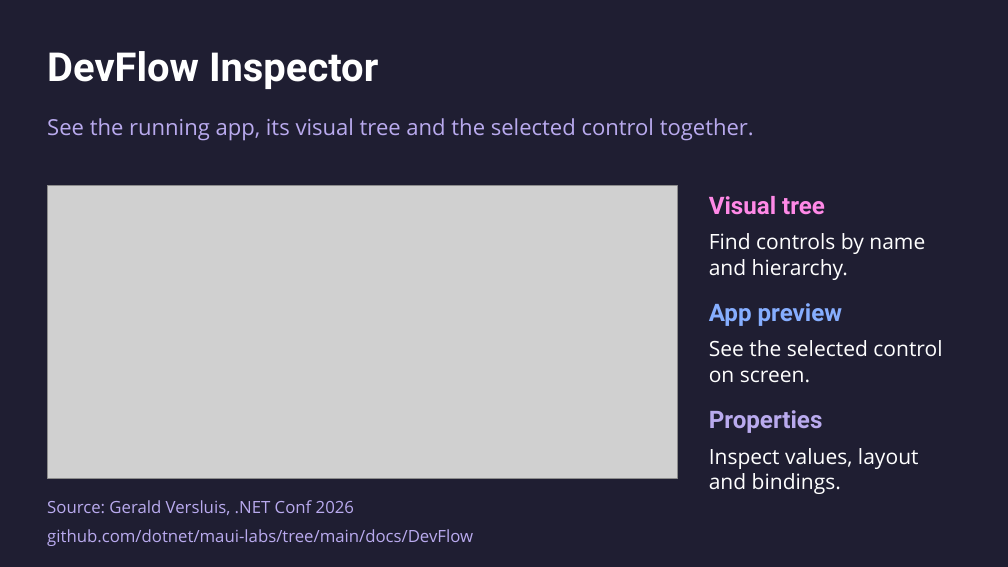
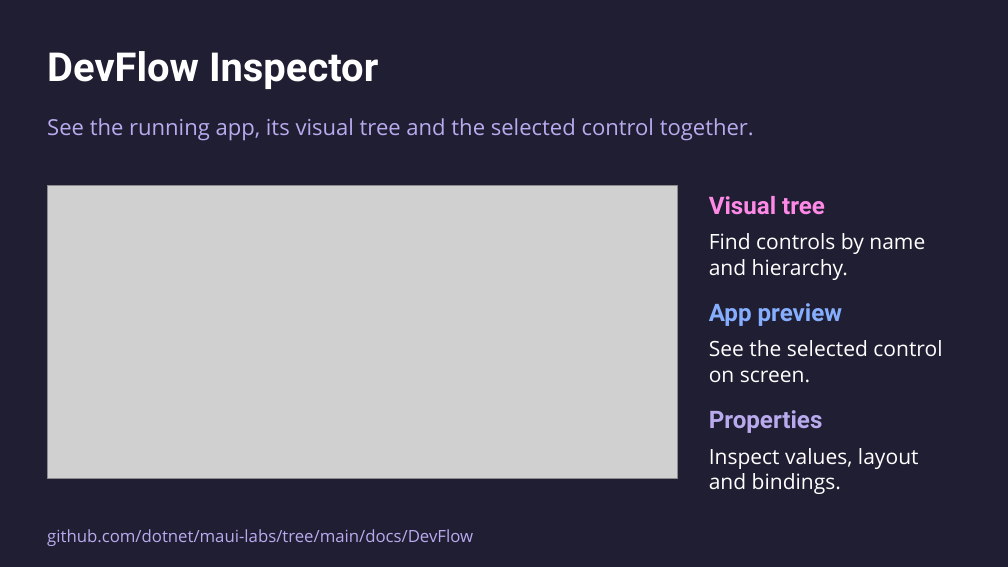
Before and after one commit to mattleibow/dotnetconf2026, a slide deck: slide 10 of slides.pptx. Drawn at 1008x567 pixels with LibreOffice and Linux fonts; fonts in the diff are those of the drawing; grey boxes stand for pictures. Boxes give left, top, right and bottom in pixels: in the first picture for what was removed or moved away, otherwise in the second. Text is boxed around its words. In the diff, an @@ line names an element or a change of style, - is before the commit and + after.

```diff
--- a/slides.pptx
+++ b/slides.pptx
@@ text removed at (47,500,354,515) @@
-Source: Gerald Versluis, .NET Conf 2026
```
Also in this commit, not shown: 23 other slides changed, 1 slide added.
